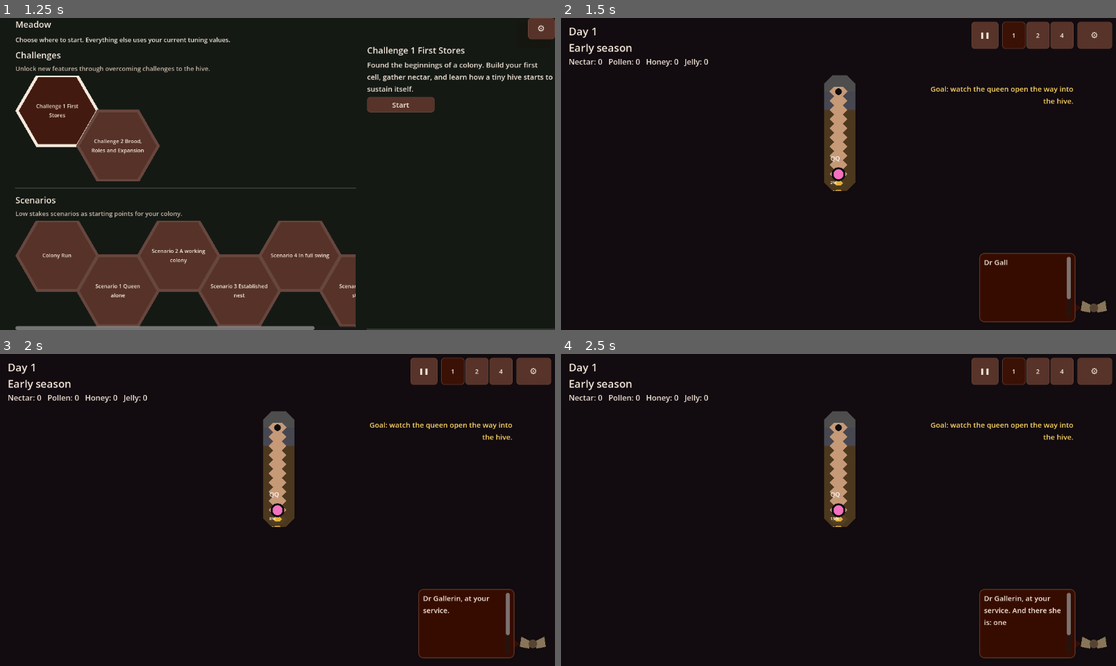
Above: before the commit, frames 1-4 (two rows, left to right).
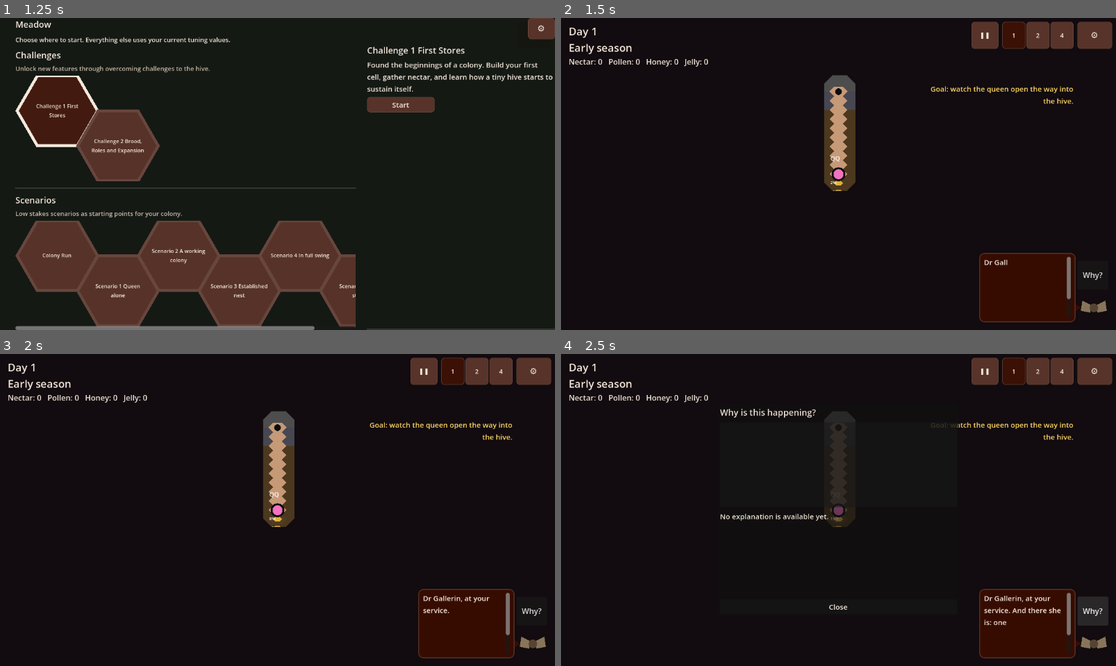
Above: after the commit, the same moments.

Repository: wonderburg7/meadow
Game: Godot game, scene res://scenes/Main.tscn
Two runs of this game, one before a commit and one after it. Both use one fixed random seed, a clock stepped at 60 frames per second and the inputs below.
Inputs (mouse positions are in pixels of both pictures, inside the frame that each line leads up to):
- Up to frame 1 (1.25 s): click (55, 111) at 0.52 s
- Up to frame 2 (1.5 s): click "Start" at 1.25 s
- Up to frame 3 (2 s): no input
- Up to frame 4 (2.5 s): click (1093, 609) at 2 s, where only the run after the commit has a clickable "Why?"

Frame 1 is identical in both runs. In frame 2, less than 0.1% of the frame differs, in the area x 93-98%, y 81-84%; in frame 3, less than 0.1%; in frame 4, 2.9%, in the area x 28-99%, y 17-88%.

Commit message:
GD-2a explain missing workforce and keep Why history

Diff:
--- a/scripts/gallerin_panel.gd
+++ b/scripts/gallerin_panel.gd
@@ -3,17 +3,13 @@
 ## TUTORIAL_PLAN.md's "Dr Gallerin" section for the character brief and
 ## the prompt-type list this scheduler works from.
 ##
-## This is the UI half (a small bottom-right icon plus a speech bubble)
-## and the small prompt scheduler that decides when a queued prompt
-## actually appears. Nothing feeds it real prompts yet -- no Challenge
-## sub-stage script exists to call queue_prompts()/show_now() -- so this
-## is infrastructure the same way stage_gate.gd and tutorial_checkpoint.gd
-## are: built and ready, not yet wired to a live Challenge.
+## This is the UI half (a small bottom-right icon, speech bubble and Why
+## list) and the prompt scheduler. Challenge stages supply authored prompts;
+## colony diagnostics supplies evidenced explanations through GuidancePolicy.
 ##
-## Never pauses the game and never blocks anything else on screen -- the
-## icon and bubble are the only two controls here, both small, both in
-## the bottom-right corner, and clicking through either is always
-## possible. process_mode is ALWAYS so a bubble's countdown (and a
+## Never pauses the game. The icon, Why button and speech bubble sit in
+## the bottom-right corner; Why opens a dismissible list. process_mode is
+## ALWAYS so a bubble's countdown (and a
 ## welcome prompt firing right as a sub-stage starts) doesn't stall
 ## if something else has paused the tree.
 ##
@@ -23,6 +19,8 @@
 ## shapes.gd's circle_points, not a sprite.
 
 const Shapes = preload("res://scripts/shapes.gd")
+const GuidancePolicy = preload("res://scripts/guidance_policy.gd")
+const GuidanceCatalogue = preload("res://scripts/guidance_catalogue.gd")
 
 const ICON_SIZE := Vector2(60, 60)
 const ICON_MARGIN := 16.0
@@ -36,6 +34,12 @@
 const TYPE_CHARACTERS_PER_SECOND := 45.0
 
 var _icon_button: Button
+var _why_button: Button
+var _why_popup: PopupPanel
+var _why_list: ItemList
+var _why_detail: Label
+var _why_entries: Array[Dictionary] = []
+var guidance_policy = GuidancePolicy.new()
 var bubble: PanelContainer
 var _bubble_scroll: ScrollContainer
 var _bubble_label: Label
@@ -126,6 +130,7 @@
 			_finish_typing()
 		else:
 			_bubble_label.visible_characters = int(_typed_characters)
+	_offer_guidance()
 
 # --- building the UI -------------------------------------------------
 
@@ -144,6 +149,7 @@
 	_icon_button.mouse_entered.connect(func(): _hovering_icon = true)
 	_icon_button.mouse_exited.connect(func(): _hovering_icon = false)
 	add_child(_icon_button)
+	_build_why()
 
 	var centre := ICON_SIZE / 2.0
 
@@ -170,6 +176,98 @@
 	body.color = Color(0.34, 0.27, 0.20)
 	body.position = centre
 	_icon_button.add_child(body)
+
+func _build_why() -> void:
+	_why_button = Button.new()
+	_why_button.name = "WhyButton"
+	_why_button.text = "Why?"
+	_why_button.tooltip_text = "See what Dr Gallerin has explained about this colony."
+	_why_button.set_anchors_preset(Control.PRESET_BOTTOM_RIGHT)
+	_why_button.grow_horizontal = Control.GROW_DIRECTION_BEGIN
+	_why_button.grow_vertical = Control.GROW_DIRECTION_BEGIN
+	_why_button.offset_right = -ICON_MARGIN
+	_why_button.offset_bottom = -ICON_MARGIN - ICON_SIZE.y - BUBBLE_GAP
+	_why_button.custom_minimum_size = Vector2(64, ICON_SIZE.y)
+	_why_button.mouse_default_cursor_shape = Control.CURSOR_POINTING_HAND
+	_why_button.pressed.connect(_on_why_pressed)
+	add_child(_why_button)
+
+	_why_popup = PopupPanel.new()
+	_why_popup.name = "Why"
+	_why_popup.theme = UiTheme.build_theme()
+	add_child(_why_popup)
+	var column := VBoxContainer.new()
+	column.add_theme_constant_override("separation", 8)
+	_why_popup.add_child(column)
+	var heading := Label.new()
+	heading.text = "Why is this happening?"
+	heading.theme_type_variation = "Heading"
+	column.add_child(heading)
+	_why_list = ItemList.new()
+	_why_list.custom_minimum_size = Vector2(450, 130)
+	_why_list.size_flags_vertical = Control.SIZE_EXPAND_FILL
+	_why_list.item_selected.connect(_on_why_selected)
+	column.add_child(_why_list)
+	var detail_scroll := ScrollContainer.new()
+	detail_scroll.custom_minimum_size = Vector2(450, 170)
+	detail_scroll.size_flags_vertical = Control.SIZE_EXPAND_FILL
+	column.add_child(detail_scroll)
+	_why_detail = Label.new()
+	_why_detail.autowrap_mode = TextServer.AUTOWRAP_WORD_SMART
+	_why_detail.custom_minimum_size.x = 430
+	detail_scroll.add_child(_why_detail)
+	var close_btn := Button.new()
+	close_btn.text = "Close"
+	close_btn.pressed.connect(func(): _why_popup.hide())
+	column.add_child(close_btn)
+
+func update_guidance_facts(facts: Dictionary) -> void:
+	guidance_policy.update_facts(facts)
+
+func _offer_guidance() -> void:
+	if not Session.gallerin_enabled or not visible or bubble.visible:
+		return
+	if _history_index != _history.size() - 1 or _why_popup.visible:
+		return
+	# Authored Challenge prompts are always processed first in _process(). A
+	# due prompt must never lose this frame to a diagnostic explanation.
+	for prompt in _queue:
+		if float(prompt.get("delay", 0.0)) <= _stage_elapsed:
+			return
+	var fact_id: String = guidance_policy.eligible_id()
+	if fact_id.is_empty():
+		return
+	var entry: Dictionary = GuidanceCatalogue.explanation(fact_id, guidance_policy.facts)
+	_show_bubble(entry.text)
+	if bubble.visible:
+		guidance_policy.mark_rendered(entry)
+
+func _on_why_pressed() -> void:
+	_refresh_why_list()
+	var viewport_size := get_viewport().get_visible_rect().size
+	_why_popup.popup_centered(Vector2i(mini(500, int(viewport_size.x) - 24), mini(440, int(viewport_size.y) - 24)))
+
+func _refresh_why_list() -> void:
+	_why_entries.clear()
+	_why_list.clear()
+	for entry in guidance_policy.current_entries():
+		_why_entries.append({"entry": entry, "past": false})
+		_why_list.add_item("Now: " + str(entry.title))
+	for entry in guidance_policy.shown_entries():
+		_why_entries.append({"entry": entry, "past": true})
+		_why_list.add_item("Shown: " + str(entry.title))
+	if _why_entries.is_empty():
+		_why_detail.text = "No explanation is available yet."
+	else:
+		_why_detail.text = "Choose an explanation to read its evidence and possible responses."
+
+func _on_why_selected(index: int) -> void:
+	var item: Dictionary = _why_entries[index]
+	var entry: Dictionary = item.entry
+	_why_detail.text = str(entry.text) + "\n\nCurrent state: " + GuidanceCatalogue.current_state(str(entry.id), guidance_policy.facts)
+	# An item in a list is only a title. Selecting it renders the full line.
+	if not bool(item.past):
+		guidance_policy.mark_rendered(entry)
 
 ## The bubble, not a themed panel, is what layout assertions measure.
 func rect_control() -> Control:
@@ -351,6 +449,7 @@
 
 func _on_disable_pressed() -> void:
 	Session.gallerin_enabled = false
+	_why_popup.hide()
 	visible = false
 
 func _on_history_back_pressed() -> void:
--- /dev/null
+++ b/scripts/guidance_catalogue.gd
@@ -0,0 +1,55 @@
+extends RefCounted
+## Wording for the first diagnostic explanations. ColonyDiagnostics owns the
+## facts; this catalogue only turns a supplied fact snapshot into copy.
+
+const ENTRIES := {
+	"missing_nurse_workforce": {
+		"title": "Brood waiting for a nurse",
+		"cause": "There is brood to tend, but no bee is assigned to nursing. The queen may help, though she cannot cover every need indefinitely.",
+		"consequence": "If feeding waits too long, the brood can starve before it grows.",
+		"responses": [
+			"If a worker can leave another job, assigning her to nursing gives the brood dedicated care, but slows that job.",
+			"If workers are scarce, reduce competing work or wait for another bee to emerge; watch the brood meanwhile.",
+		],
+	},
+	"missing_comb_workforce": {
+		"title": "Cells waiting to be cleared",
+		"cause": "Dead bees occupy cells, but no bee is assigned to comb work to clear them.",
+		"consequence": "Those cells stay unavailable, and leaving corpses in the comb raises disease pressure.",
+		"responses": [
+			"If a worker can leave another job, assigning her to comb work clears cells at the cost of that job's progress.",
+			"If other work is urgent, leave the cells for now and revisit the assignment before the blockage spreads.",
+		],
+	},
+}
+
+static func supported_ids() -> Array[String]:
+	return ["missing_nurse_workforce", "missing_comb_workforce"]
+
+static func explanation(fact_id: String, facts: Dictionary) -> Dictionary:
+	if not ENTRIES.has(fact_id):
+		return {}
+	var data: Dictionary = ENTRIES[fact_id]
+	var evidence := ""
+	if fact_id == "missing_nurse_workforce":
+		evidence = "%d brood cells waiting; %d nurses assigned." % [int(facts.get("brood_cells", 0)), int(facts.get("nurses", 0))]
+	else:
+		evidence = "%d cells blocked by corpses; %d comb workers assigned." % [int(facts.get("blocked_cells", 0)), int(facts.get("comb_workers", 0))]
+	var text := "%s\n%s\n%s\n\n%s\n%s" % [
+		evidence, data.cause, data.consequence,
+		data.responses[0], data.responses[1],
+	]
+	return {"id": fact_id, "title": data.title, "evidence": evidence, "text": text}
+
+static func current_state(fact_id: String, facts: Dictionary) -> String:
+	if fact_id == "missing_nurse_workforce":
+		return "%d brood cells; %d nurses assigned. %s" % [
+			int(facts.get("brood_cells", 0)), int(facts.get("nurses", 0)),
+			"Still waiting for a nurse." if int(facts.get(fact_id, 0)) > 0 else "That shortage has cleared.",
+		]
+	if fact_id == "missing_comb_workforce":
+		return "%d blocked cells; %d comb workers assigned. %s" % [
+			int(facts.get("blocked_cells", 0)), int(facts.get("comb_workers", 0)),
+			"Still waiting for a comb worker." if int(facts.get(fact_id, 0)) > 0 else "That shortage has cleared.",
+		]
+	return ""
--- /dev/null
+++ b/scripts/guidance_policy.gd
@@ -0,0 +1,41 @@
+extends RefCounted
+## The one owner of diagnostic guidance eligibility and shown-in-this-run
+## history. A fact is consumed only after its explanation reaches a view.
+
+const Catalogue = preload("res://scripts/guidance_catalogue.gd")
+const HISTORY_LIMIT := 20
+
+var facts: Dictionary = {}
+var _shown: Dictionary = {}
+var _order: Array[String] = []
+
+func update_facts(snapshot: Dictionary) -> void:
+	facts = snapshot.duplicate(true)
+
+func eligible_id() -> String:
+	for fact_id in Catalogue.supported_ids():
+		if int(facts.get(fact_id, 0)) > 0 and not _shown.has(fact_id):
+			return fact_id
+	return ""
+
+func current_entries() -> Array[Dictionary]:
+	var entries: Array[Dictionary] = []
+	for fact_id in Catalogue.supported_ids():
+		if int(facts.get(fact_id, 0)) > 0:
+			entries.append(Catalogue.explanation(fact_id, facts))
+	return entries
+
+func shown_entries() -> Array[Dictionary]:
+	var entries: Array[Dictionary] = []
+	for fact_id in _order:
+		entries.append(_shown[fact_id].duplicate(true))
+	return entries
+
+func mark_rendered(entry: Dictionary) -> void:
+	var fact_id: String = str(entry.get("id", ""))
+	if fact_id.is_empty() or _shown.has(fact_id):
+		return
+	_shown[fact_id] = entry.duplicate(true)
+	_order.append(fact_id)
+	if _order.size() > HISTORY_LIMIT:
+		_shown.erase(_order.pop_front())
--- a/scripts/year_winter.gd
+++ b/scripts/year_winter.gd
@@ -198,6 +198,7 @@
 	var bees: Array = get_tree().get_nodes_in_group("bees")
 	var counts: Dictionary = main._role_counts()
 	var facts: Dictionary = ColonyDiagnostics.compute(main, bees, counts)
+	main.gallerin_panel.update_guidance_facts(facts)
 
 	# A Challenge already tells the player what's wrong and what to do
 	# about it, one stage at a time, through Dr Gallerin -- this generic
--- /dev/null
+++ b/test_scenarios/gd2a_guidance.json
@@ -0,0 +1,11 @@
+{
+  "random_seed": 621,
+  "actions": [
+    {"do": "viewport_size", "w": 1280, "h": 720},
+    {"do": "show_gallerin_prompt", "text": "A colony fact and its possible responses."},
+    {"do": "settle", "ticks": 2},
+    {"do": "assert", "condition": {"control": "gallerin_panel/WhyButton", "visible": true, "not_overlapping": "gallerin_bubble"}},
+    {"do": "assert", "condition": {"root": "gallerin_panel"}}
+  ],
+  "stop": {"when_actions_resolved": true, "max_days": 1}
+}
Not shown, changed: README.md
Not shown, added: tests/test_gd2a_guidance.py
